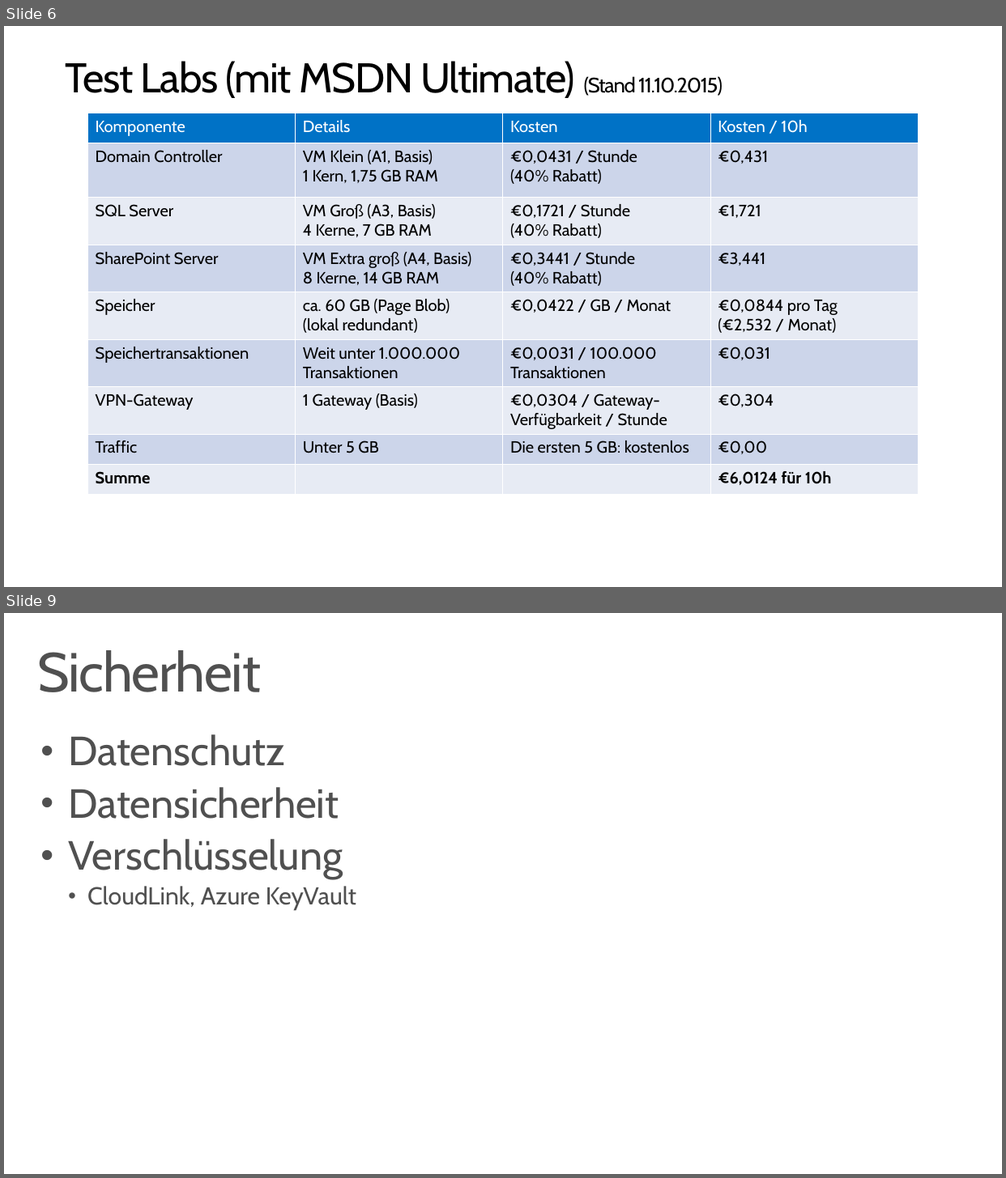
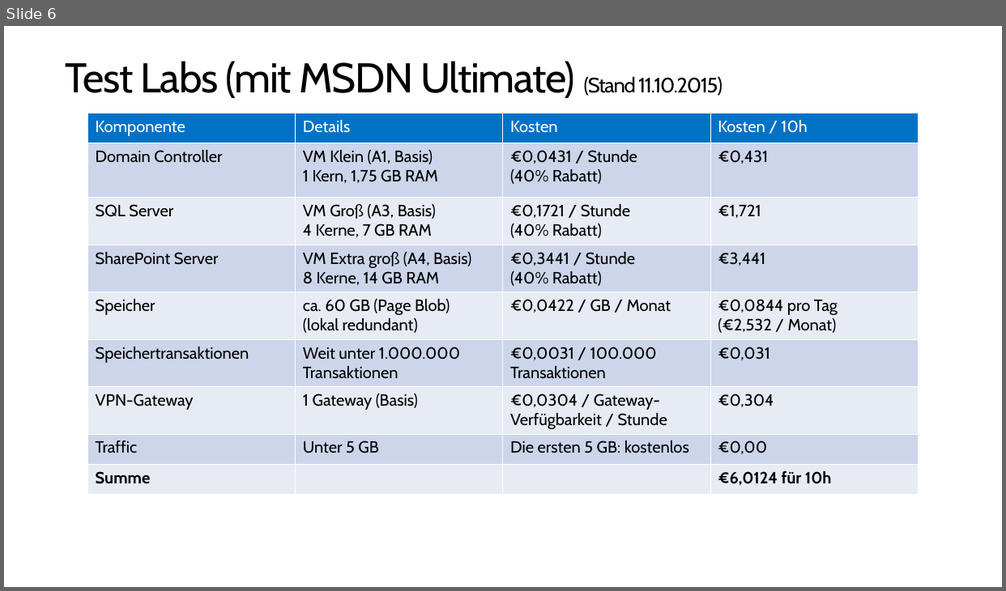
Before and after one commit to pkirch/hybridit15, a slide deck: Modul3/FY16Q2 Azure Kosten & Sicherheit (IT Camp Hybrid IT).pptx. Shown one above the other, each under a label of ours: slides 6 and 9 before the commit, slide 6 after it; the slides between them are not shown. The pictures are 1006x1178 and 1006x591 pixels, drawn with LibreOffice and Linux fonts; fonts in the diff are those of the drawing. Boxes give left, top, right and bottom in pixels: in the first picture for what was removed or moved away, otherwise in the second. Text is boxed around its words. In the diff, an @@ line names an element or a change of style, - is before the commit and + after.

```diff
--- a/Modul3/FY16Q2 Azure Kosten & Sicherheit (IT Camp Hybrid IT).pptx
+++ b/Modul3/FY16Q2 Azure Kosten & Sicherheit (IT Camp Hybrid IT).pptx
@@ slide 9 removed at (x1=4, y1=613, x2=1002, y2=1174), background #FFFFFF @@
@@ title removed at (x1=38, y1=650, x2=261, y2=692) @@
-Sicherheit
@@ text removed at (x1=68, y1=735, x2=356, y2=911) @@
-• Datenschutz
-• Datensicherheit
-• Verschlüsselung
-  • CloudLink, Azure KeyVault
```
Also in this commit, not shown: 3 slides changed.
